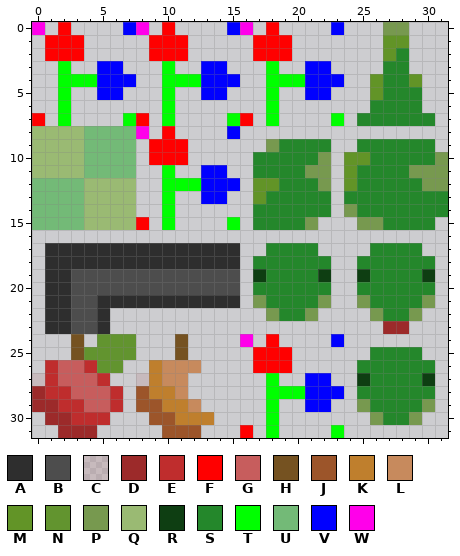
Pixel-art sprite, stored at textures/snake-game-sprites.png. That is the earlier state.
The file is 32x32 pixels. Pixels under 10% opacity are left out. Colours within 5 levels of each other are drawn and written as one.
Palette (. is transparent): A #2e2e2e  B #4d4d4d  C #9c2a2a1d  D #9c2a2a  E #bf2d2d  F #ff0000  G #c75d5d  H #755221  J #9c552a  K #bf7f2d  L #c78a5d  M #629427  N #62942f  P #77994f  Q #9aba73  R #0e3e12  S #24872b  T #00ff00  U #73ba77  V #0000ff  W #ff00ea
Pixels before, first column x 0:
 0 W.F....VW.F....VW.F....V...PP...
 1 .FFF.....FFF.....FFF.......MM...
 2 .FFF.....FFF.....FFF.......MS...
 3 ..T..VV...T..VV...T..VV....SS...
 4 ..TTTVVV..TTTVVV..TTTVVV..MSSM..
 5 ..T..VV...T..VV...T..VV...MSSS..
 6 ..T.......T.......T.......SSSS..
 7 F.T....TF.T....TF.T....T.SSSSSS.
 8 QQQQUUUUW.F....V................
 9 QQQQUUUU.FFF......PSSSS..SSSSSS.
10 QQQQUUUU.FFF.....SSSSSP.MMSSSSSP
11 QQQQUUUU..T..VV..SSSSPP.MSSSSPPP
12 UUUUQQQQ..TTTVVV.MMSSSP.MSSSSSPP
13 UUUUQQQQ..T..VV..MSSSSS.SSSSSSSS
14 UUUUQQQQ..T......SSSSSS.PSSSSSSS
15 UUUUQQQQF.T....T.SSSSP...PPSSSS.
16 ................................
17 .AAAAAAAAAAAAAAA..SSSS....SSSS..
18 .AAAAAAAAAAAAAAA.SSSSSS..SSSSSS.
19 .AABBBBBBBBBBBBB.RSSSSR..RSSSSR.
20 .AABBBBBBBBBBBBB.SSSSSS..SSSSSS.
21 .AABBAAAAAAAAAAA.PSSSSP..PSSSSP.
22 .AABBA............PSSP....PSSP..
23 .AABBA.....................DD...
24 ...H.NNN...H....W.F....V........
25 ...HNNNN...H.....FFF......SSSS..
26 .EGGENN..KLLL....FFF.....SSSSSS.
27 CEGGGE..CKLL......T..VV..RSSSSR.
28 DEEGGGE.JKKL......TTTVVV.SSSSSS.
29 DDEEGGE.JJKKL.....T..VV..PSSSSP.
30 .DDEEE...JJKKK....T.......PSSP..
31 ..DDD.....JJJ...F.T....T........
Once edited:
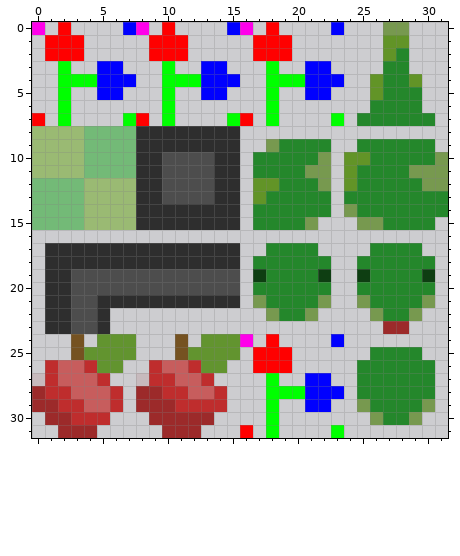
What changed:
y 8: x 8..15 W.F....V -> AAAAAAAA
y 9: x 8..15 .FFF.... -> AAAAAAAA
y 10: x 8..15 .FFF.... -> AABBBBAA
y 11: x 8..15 ..T..VV. -> AABBBBAA
y 12: x 8..15 ..TTTVVV -> AABBBBAA
y 13: x 8..15 ..T..VV. -> AABBBBAA
y 14: x 8..15 ..T..... -> AAAAAAAA
y 15: x 8..15 F.T....T -> AAAAAAAA
y 24: x 13..15 ... -> NNN
y 25: x 12..15 .... -> NNNN
y 26: x 9..14 KLLL.. -> EGGENN
y 27: x 9..13 KLL.. -> EEGGE; x 25 R -> S; x 30 R -> S
y 28: x 8..14 JKKL... -> DDEEGGE
y 29: x 8..14 JJKKL.. -> DDDEEEE
y 30: x 9..13 JJKKK -> DDDDD
y 31: x 10..12 JJJ -> DDD
Changed places in both pictures, as pixel boxes (x1, y1, x2, y2):
changed: (136, 126, 240, 230)
changed: (136, 334, 240, 438)
changed: (357, 373, 370, 386)
changed: (422, 373, 435, 386)
